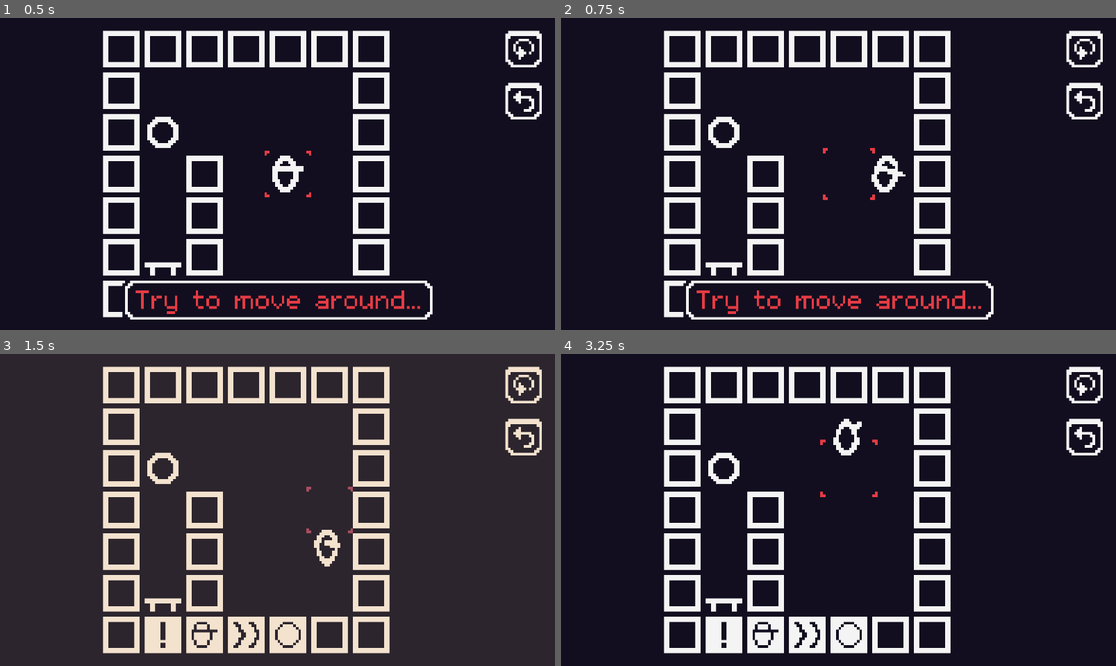
Above: before the commit, frames 1-4 (two rows, left to right).
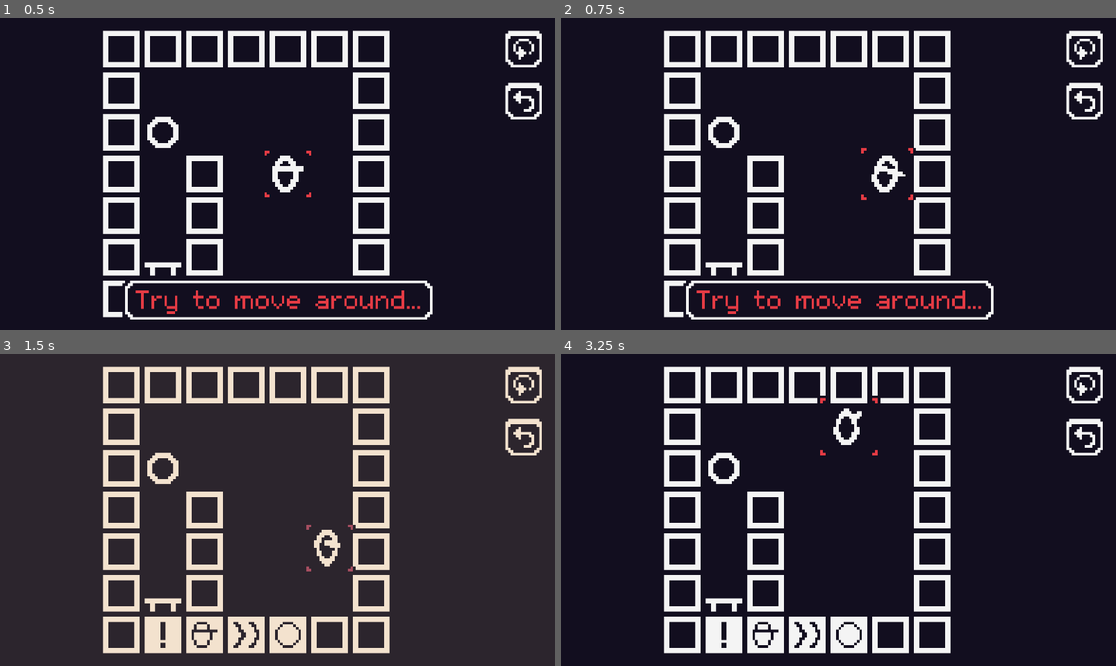
Above: after the commit, the same moments.

Repository: jletellier/olesa
Game: Godot game, scene res://level/level.tscn
Two runs of this game, one before a commit and one after it. Both use one fixed random seed, a clock stepped at 60 frames per second and the inputs below.
Inputs:
- Up to frame 1 (0.5 s): no input
- Up to frame 2 (0.75 s): hold Right (game_right) from 0.53 s (still down); hold Tab (game_next_character) from 0.53 s (still down)
- Up to frame 3 (1.5 s): tap Enter at 1.25 s; release Right (game_right) at 1.28 s; release Tab (game_next_character) at 1.28 s; hold Down (game_down) from 1.28 s (still down); tap C (game_palette_swap) at 1.35 s
- Up to frame 4 (3.25 s): release Down (game_down) at 2.03 s; hold Right (game_right) 2.03-2.78 s; tap U (game_undo) at 2.1 s; tap R (game_restart_map) at 2.75 s; hold Up (game_up) from 2.78 s (still down); tap Tab (game_next_character) at 2.85 s

Frame 1 is identical in both runs. In frame 2, 0.1% of the frame differs, in the area x 47-64%, y 41-59%; in frame 3, less than 0.1%; in frame 4, 0.6%, in the area x 46-58%, y 13-46%.

Commit message:
Fix selection hint not moving with entity

Diff:
--- a/entities/moveable_system.gd
+++ b/entities/moveable_system.gd
@@ -1,6 +1,7 @@
 extends "res://entities/entity_system.gd"
 
 
+const EntitySelect := preload("res://ui/hints/entity_select.gd")
 const MoveableSystem := preload("res://entities/moveable_system.gd")
 
 signal collided_with(other: Entity)
@@ -24,11 +25,13 @@
 
 var _sprite: Sprite2D
 var _animation_player: AnimationPlayer
+var _hint_select: EntitySelect
 
 
 func start() -> void:
 	_animation_player = entity.get_node_or_null("AnimationPlayer")
 	_sprite = entity.get_node("Sprite2D")
+	_hint_select = entity.get_node_or_null("HintSelect")
 
 
 func step_process(delta: float, duration: float) -> void:
@@ -36,11 +39,17 @@
 		var dir := Vector2(target_pos - pos)
 		_sprite.position += dir * (delta / duration * 16)
 
+		if _hint_select != null:
+			_hint_select.position = _sprite.position
+
 
 func tick() -> void:
 	if is_moving:
 		is_moving = false
 		_sprite.position = Vector2.ZERO
+		if _hint_select != null:
+			_hint_select.position = _sprite.position
+
 		pos = target_pos
 		moved.emit()
 
--- a/level/level.gd
+++ b/level/level.gd
@@ -9,7 +9,7 @@
 
 const SAVEGAME_PATH := "user://savegame.tres"
 const UI_OFFSET := Vector2i(-24, 0)
-const INPUT_ECHO_DELTA_INITIAL := 0.28
+const INPUT_ECHO_DELTA_INITIAL := 0.2
 const INPUT_ECHO_DELTA := 0.2
 const STEP_DURATION := 0.2
 const INPUT_ACTIONS := [
@@ -74,6 +74,7 @@
 
 	if next_input_action == "" and _map_just_loaded:
 		return
+
 	_map_just_loaded = false
 
 	_last_input_delta += delta
